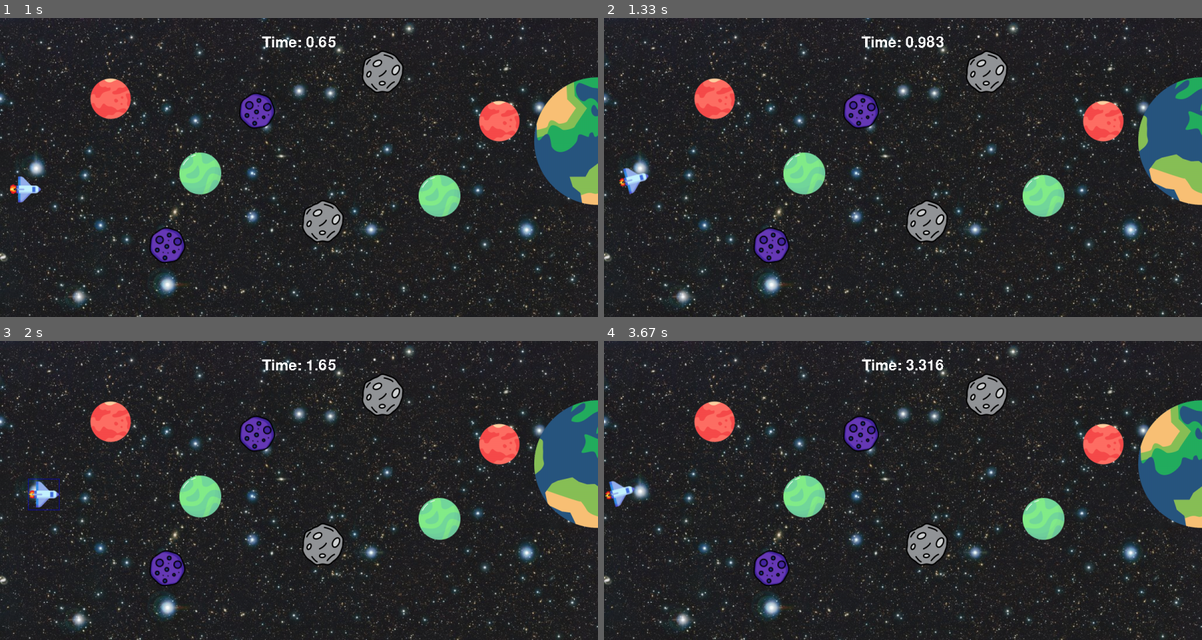
Above: before the commit, frames 1-4 (two rows, left to right).
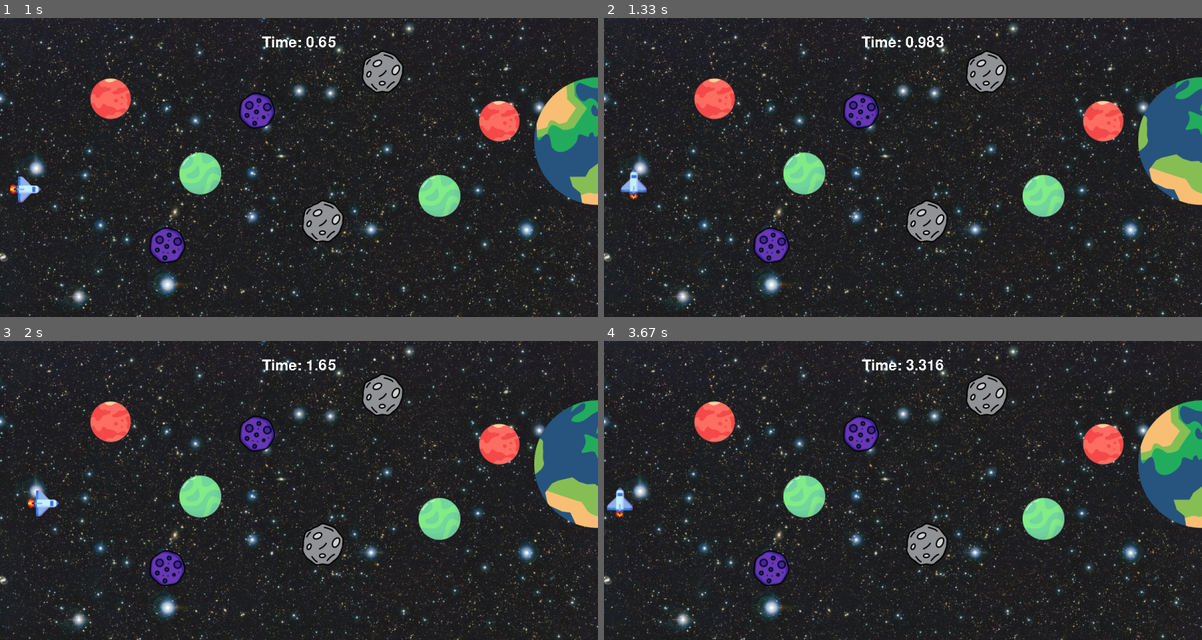
Above: after the commit, the same moments.

Repository: sandarusahan/AI-Principles---Pygame
Game: pygame game, started from aip_agent.py
The game is run twice, just before and just after one commit, with the same random seed, the same clock (stepped at 60 frames per second) and the same inputs.
Inputs:
- Up to frame 1 (1 s): tap R at 0.33 s; hold Right from 0.67 s (still down)
- Up to frame 2 (1.33 s): release Right at 1.13 s; hold Up from 1.17 s (still down)
- Up to frame 3 (2 s): release Up at 1.47 s; hold Right 1.5-1.97 s
- Up to frame 4 (3.67 s): hold Left 2-2.53 s; hold Down 2.57-2.87 s; hold Left 2.9-3.3 s; hold Up from 3.33 s (still down)

Frame 1 is identical in both runs. In frame 2, 0.3% of the frame differs, in the area x 2-8%, y 50-61%; in frame 3, 0.4%, in the area x 4-10%, y 46-59%; in frame 4, 0.4%.

Commit message:
agent movement, rotation

Diff:
--- a/aip_agent.py
+++ b/aip_agent.py
@@ -13,7 +13,6 @@
 
 def collided(player_mask, obs_mask, offset):
     if player_mask.overlap(obs_mask, offset):
-        print(player_mask.overlap(obs_mask, offset))
         return True
     else:
         return False
@@ -51,13 +50,13 @@
 
 def player_move_up():
     global player_agnt, playerY_change
-    playerY_change = -2
+    playerY_change = -1
     player_agnt = player_agnt_incl
 
 
 def player_move_down():
     global player_agnt, playerY_change
-    playerY_change = 2
+    playerY_change = 1
     player_agnt = player_agnt_dcl
 
 
@@ -240,7 +239,7 @@
                 if event.key == pygame.K_LEFT or event.key == pygame.K_RIGHT or event.key == pygame.K_UP or event.key == pygame.K_DOWN:
                     playerX_change = 0
                     playerY_change = 0
-                    player_move_std()
+                    # player_move_std()
         else:
             if event.type == pygame.KEYDOWN:
                 if event.key == pygame.K_r:
@@ -284,8 +283,6 @@
                 display_time_score = time_score
                 game_message = 'Goal Reached !!'
                 game_active = False
-        if collided(player_agent_collide_rect_mask, obs_plnt_1[2], calc_offset(player_agnt_rect, obs_plnt_1[1])):
-            print('Collideeeee')
     else:
         screen.fill((94, 129, 162))
         screen.blit(player_agnt_up, player_agnt_up_rect)
Binary file changed: spacecraft_move_down.png
Binary file changed: spacecraft_move_up.png
Binary file changed: spacecraft_slow.png
